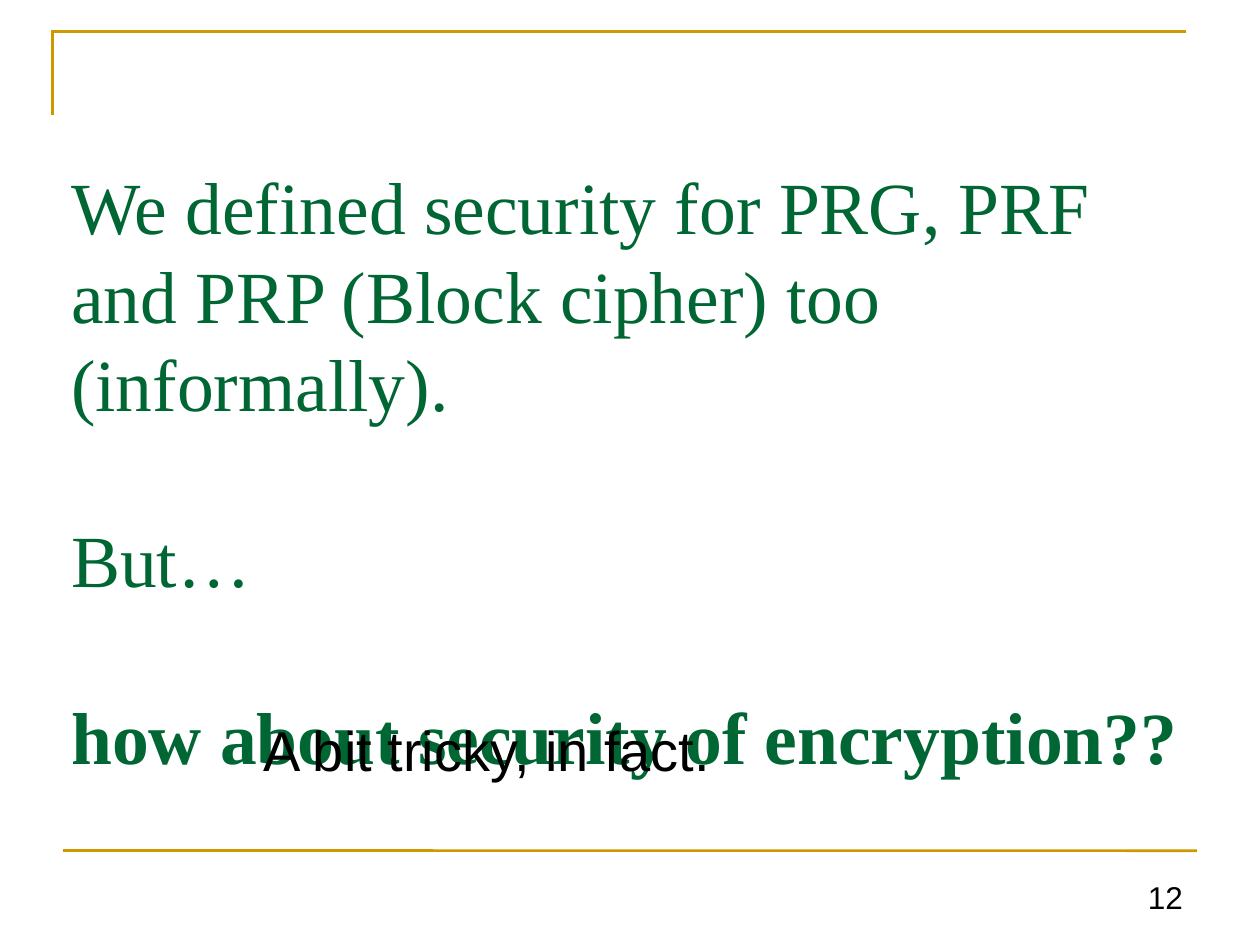
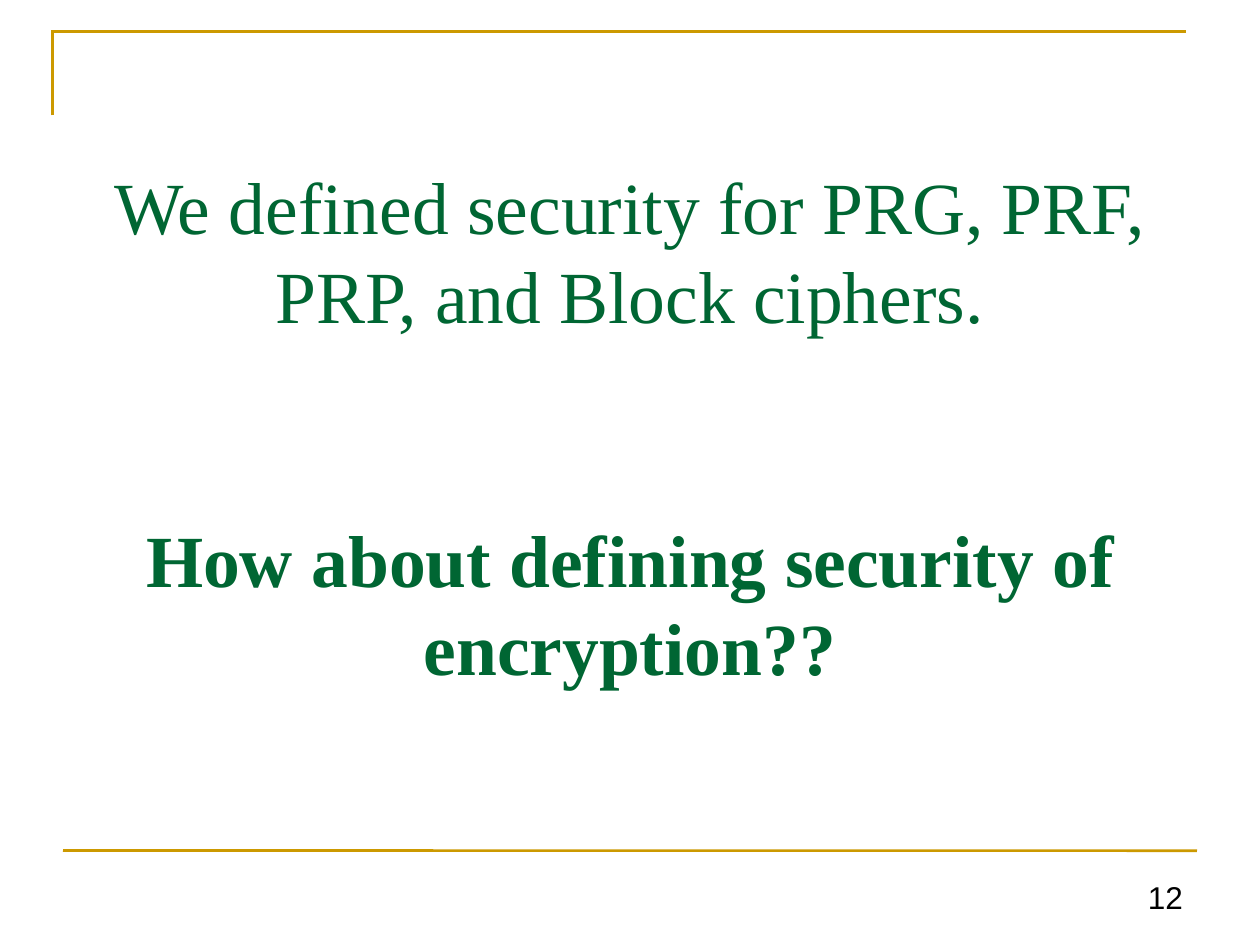
Before and after one commit to GhadaAlmashaqbeh/GhadaAlmashaqbeh.github.io, a slide deck: slide 12 of courses/cse3400-f2026/lecture4.pptx. Drawn at 1260x945 pixels with LibreOffice and Linux fonts; fonts in the diff are those of the drawing. Boxes give left, top, right and bottom in pixels: in the first picture for what was removed or moved away, otherwise in the second. Text is boxed around its words. In the diff, an @@ line names an element or a change of style, - is before the commit and + after.

```diff
--- a/courses/cse3400-f2026/lecture4.pptx
+++ b/courses/cse3400-f2026/lecture4.pptx
@@ title at <box>114,182,1145,689</box>: text changed @@
-We defined security for PRG, PRF and PRP (Block cipher) too (informally).
-But…
-how about security of encryption??
+We defined security for PRG, PRF, PRP, and Block ciphers.
+How about defining security of encryption??
@@ text removed at <box>263,727,710,782</box> @@
-A bit tricky, in fact.
```
Also in this commit, not shown: 14 other slides changed, 4 other files.
